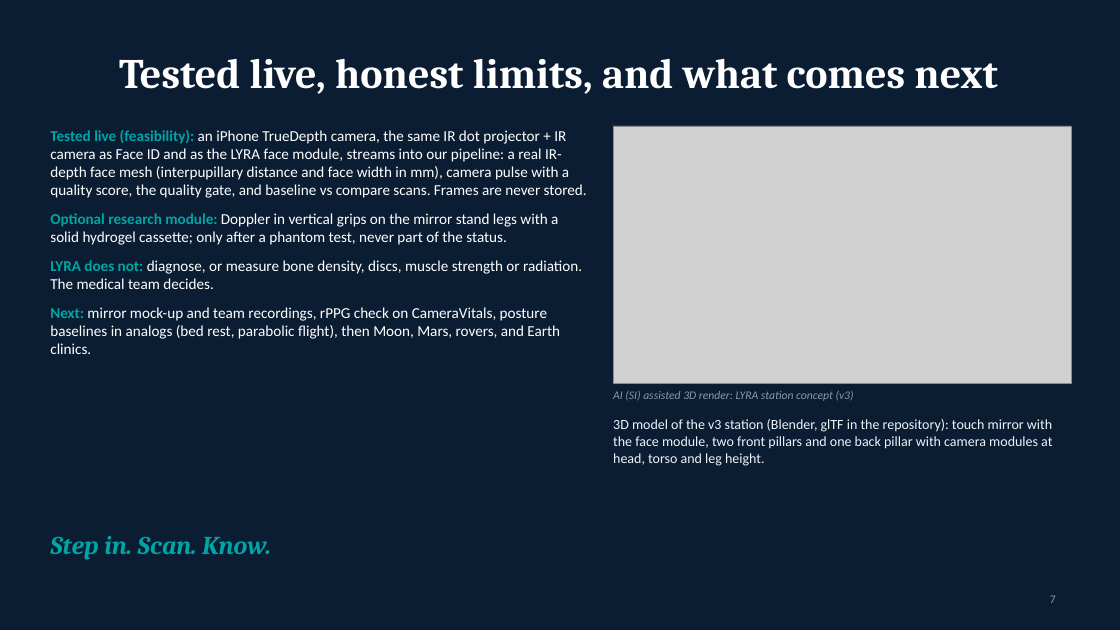
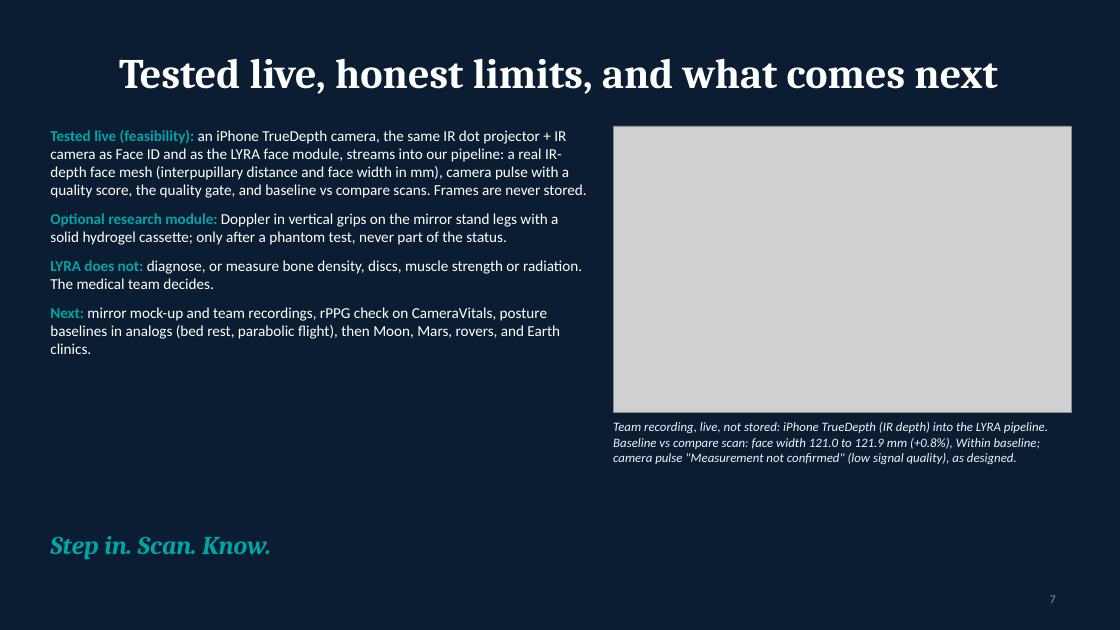
Before and after one commit to kaldor31/LYRA-NASA, a slide deck: slide 7 of docs/presentation/LYRA_deck.pptx. Drawn at 1120x630 pixels with LibreOffice and Linux fonts; fonts in the diff are those of the drawing; grey boxes stand for pictures. Boxes give left, top, right and bottom in pixels: in the first picture for what was removed or moved away, otherwise in the second. Text is boxed around its words. In the diff, an @@ line names an element or a change of style, - is before the commit and + after.

```diff
--- a/docs/presentation/LYRA_deck.pptx
+++ b/docs/presentation/LYRA_deck.pptx
@@ picture: place and size @@
-picture at bbox=[613, 126, 1071, 384]
+picture at bbox=[613, 126, 1071, 413]
@@ text removed at bbox=[613, 391, 854, 401] @@
-AI (SI) assisted 3D render: LYRA station concept (v3)
@@ text at bbox=[613, 422, 1048, 464]: text changed; size 12 to 11 pt; italic on @@
-3D model of the v3 station (Blender, glTF in the repository): touch mirror with the face module, two front pillars and one back pillar with camera modules at head, torso and leg height.
+Team recording, live, not stored: iPhone TrueDepth (IR depth) into the LYRA pipeline. Baseline vs compare scan: face width 121.0 to 121.9 mm (+0.8%), Within baseline; camera pulse "Measurement not confirmed" (low signal quality), as designed.
```
Also in this commit, not shown: 2 other files.
